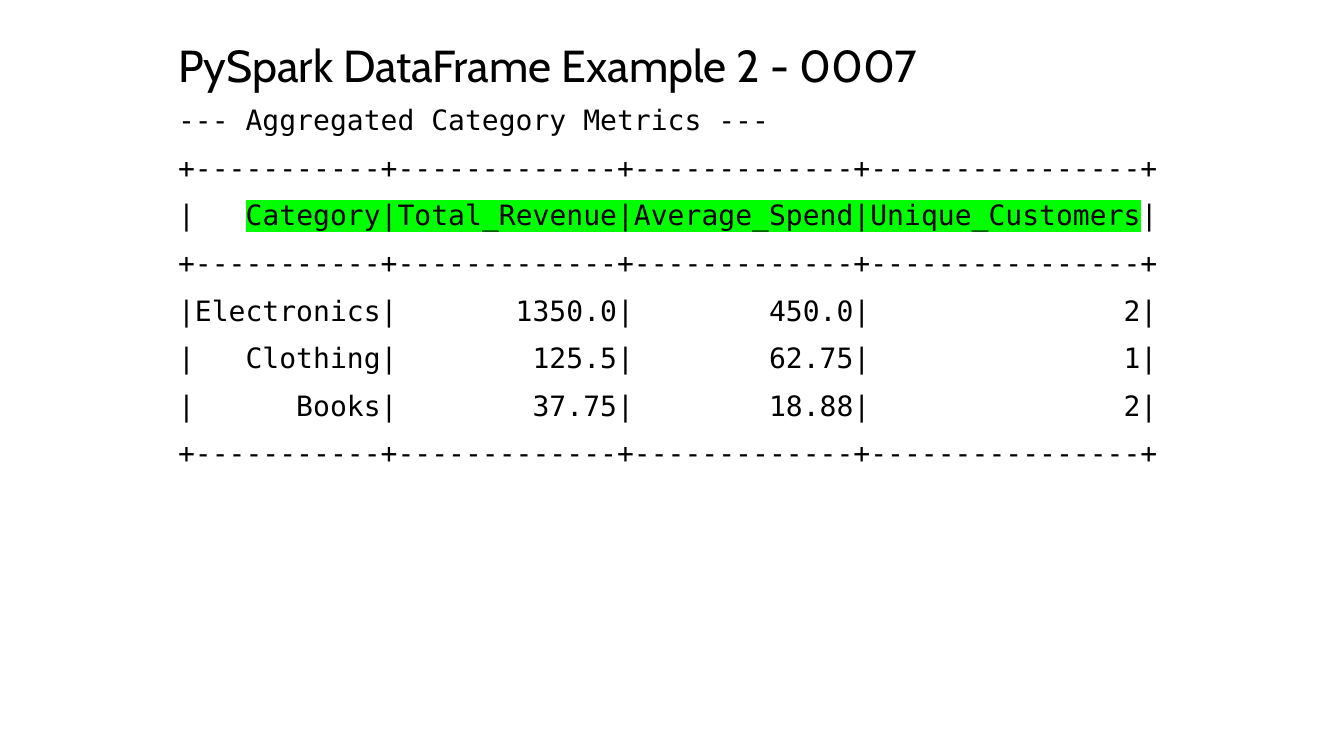
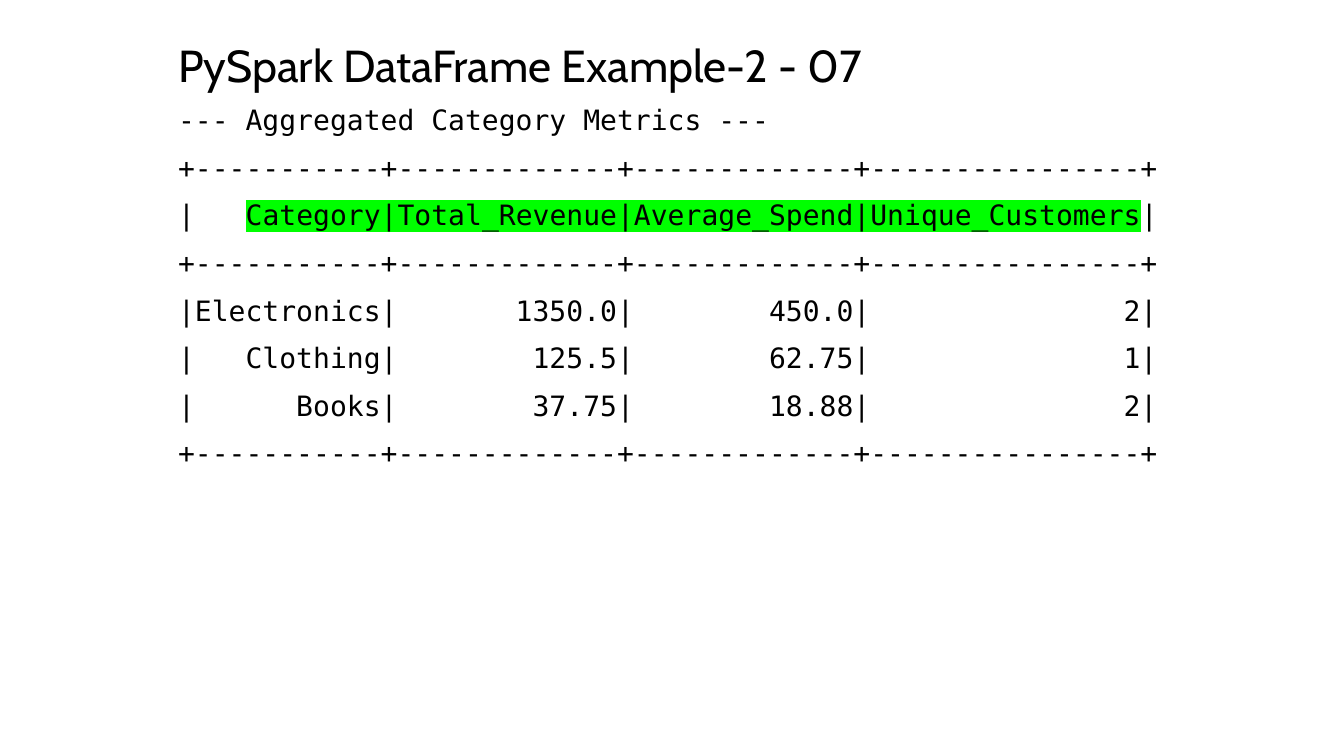
Before and after one commit to mahmoudparsian/big-data-modeling, a slide deck: slide 41 of course_information/COURSE_OUTLINE_10_WEEKS.pptx (slide 40 before the commit). Drawn at 1344x756 pixels with LibreOffice and Linux fonts; fonts in the diff are those of the drawing; background and template pictures are left out. Boxes give left, top, right and bottom in pixels: in the first picture for what was removed or moved away, otherwise in the second. Text is boxed around its words. In the diff, an @@ line names an element or a change of style, - is before the commit and + after.

```diff
--- a/course_information/COURSE_OUTLINE_10_WEEKS.pptx
+++ b/course_information/COURSE_OUTLINE_10_WEEKS.pptx
@@ title at [178, 48, 862, 93]: text changed @@
-PySpark DataFrame Example 2 - 0007
+PySpark DataFrame Example-2 - 07
```
Also in this commit, not shown: 15 other slides changed, 1 slide added, 1 other file.
